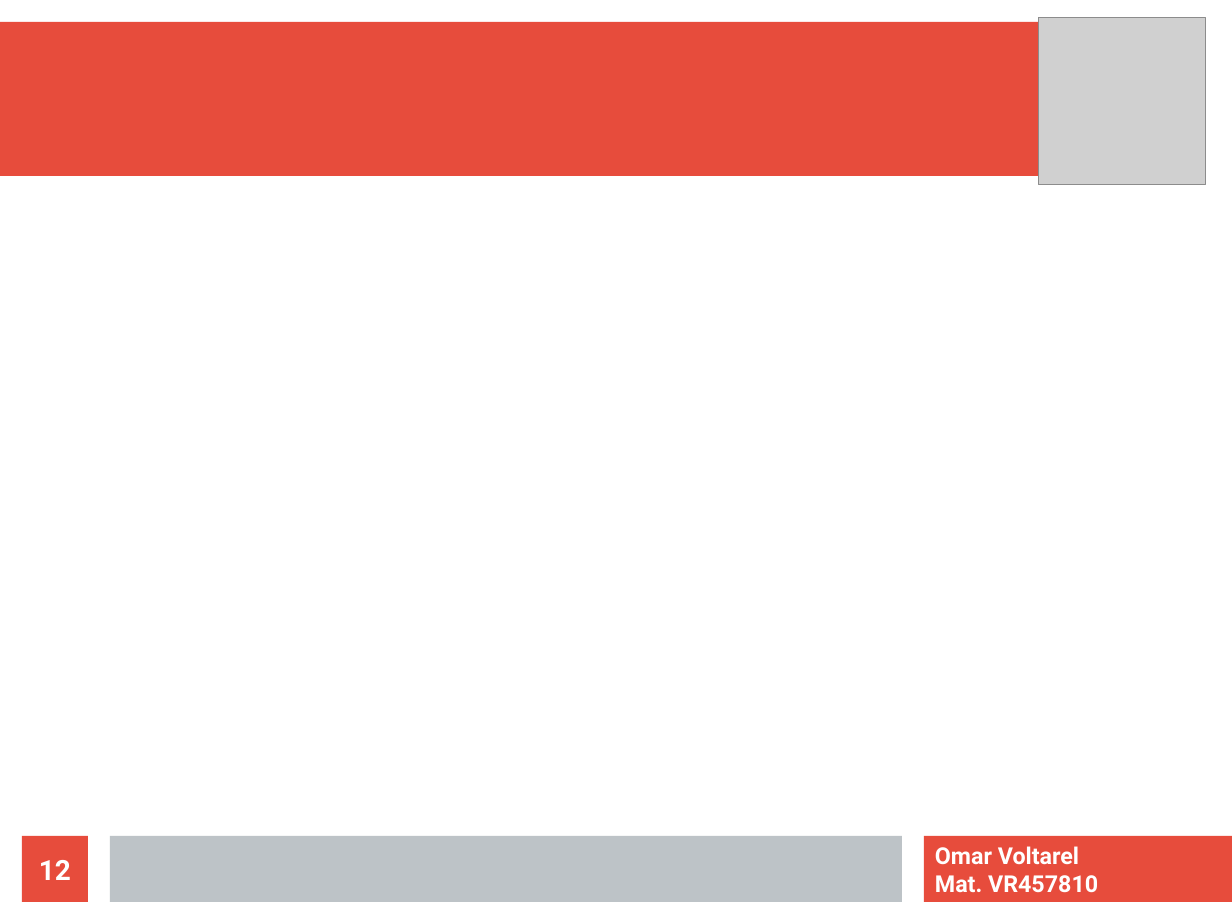
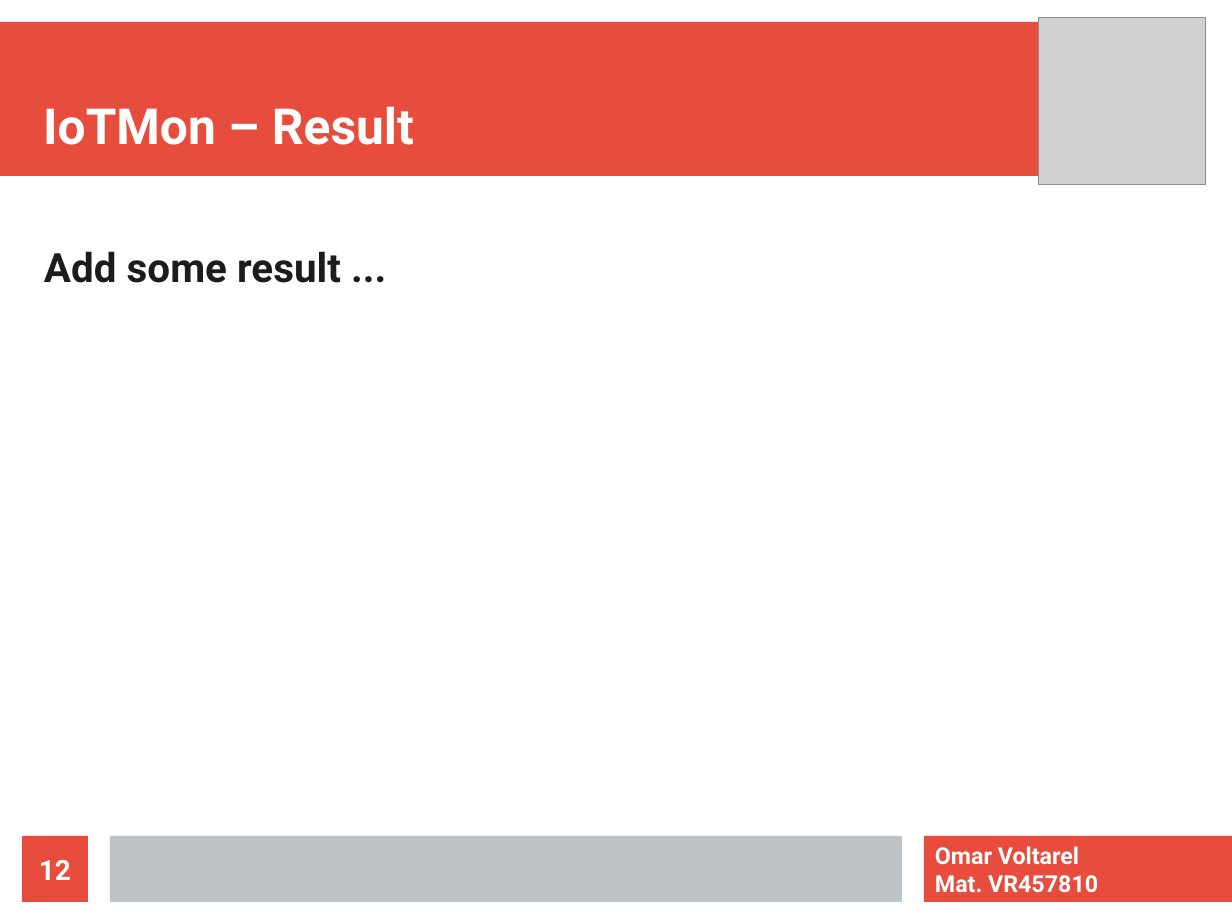
Before and after one commit to vomar18/CCS18_IoTMon_Voltarel, a slide deck: slide 12 of presentazione_IoT_pcontrol.odp. Drawn at 1232x924 pixels with LibreOffice and Linux fonts; fonts in the diff are those of the drawing; grey boxes stand for pictures. Boxes give left, top, right and bottom in pixels: in the first picture for what was removed or moved away, otherwise in the second. Text is boxed around its words. In the diff, an @@ line names an element or a change of style, - is before the commit and + after.

Commit message:
add result slide in presentation

```diff
--- a/presentazione_IoT_pcontrol.odp
+++ b/presentazione_IoT_pcontrol.odp
@@ title added at (43,106,414,145), 32 pt, text #FFFFFF, bold @@
+IoTMon – Result
@@ text added at (44,251,341,283), 26 pt, text #1C1C1C, bold @@
+Add some result ...
```
Also in this commit, not shown: 1 other slide changed.
